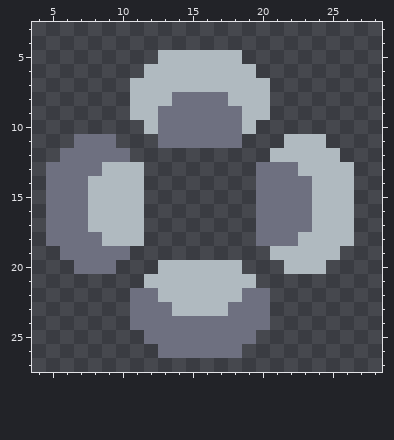
Two states of a pixel-art sprite, sprites/blocks/drills/bore-drill-rotator.png. Above is the file before it was changed.
The file is 32x32 pixels. Shown: x 4..28, y 3..27.
Now the later version:
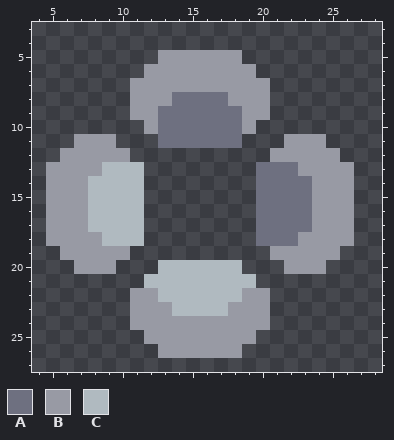
Palette (. is transparent): A #6e7080  B #989aa4  C #b0bac0
Change:
Changed rows in their new state; - is an unchanged pixel.
first column x 5:
 5 --------BBBBBB--------
 6 -------BBBBBBBB-------
 7 ------BBBBBBBBBB------
 8 ------BBB----BBB------
 9 ------BB------BB------
10 -------B------B-------
11 --BBB------------BBB--
12 -BBBBB----------BBBBB-
13 BBBB--------------BBBB
14 BBB----------------BBB
15 BBB----------------BBB
16 BBB----------------BBB
17 BBB----------------BBB
18 BBBB--------------BBBB
19 -BBBBB----------BBBBB-
20 --BBB------------BBB--
22 ------BB------BB------
23 ------BBB----BBB------
24 ------BBBBBBBBBB------
25 -------BBBBBBBB-------
26 --------BBBBBB--------
Where, in picture pixels (left, top, right, bottom), the same in both pictures:
changed: (46, 50, 354, 358)
